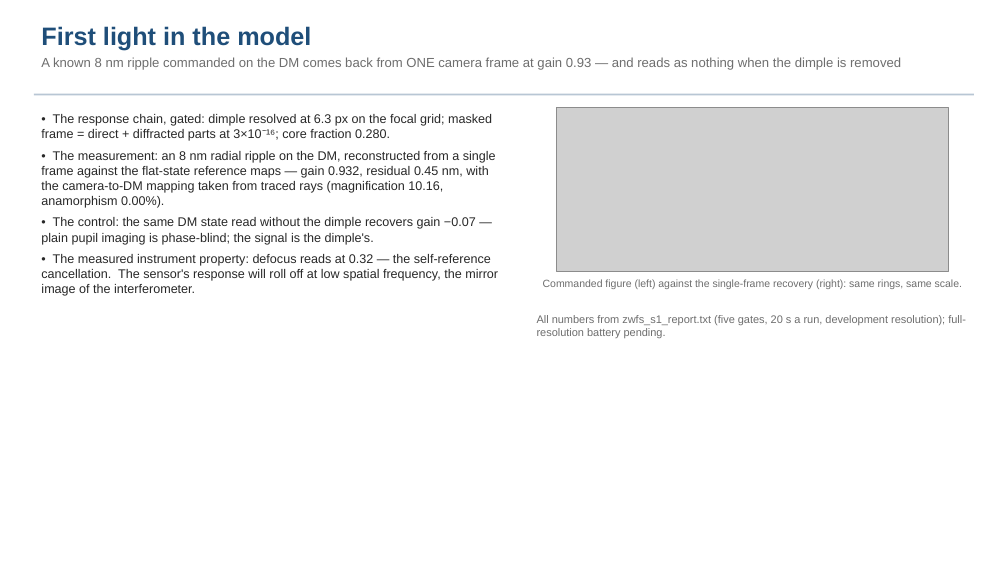
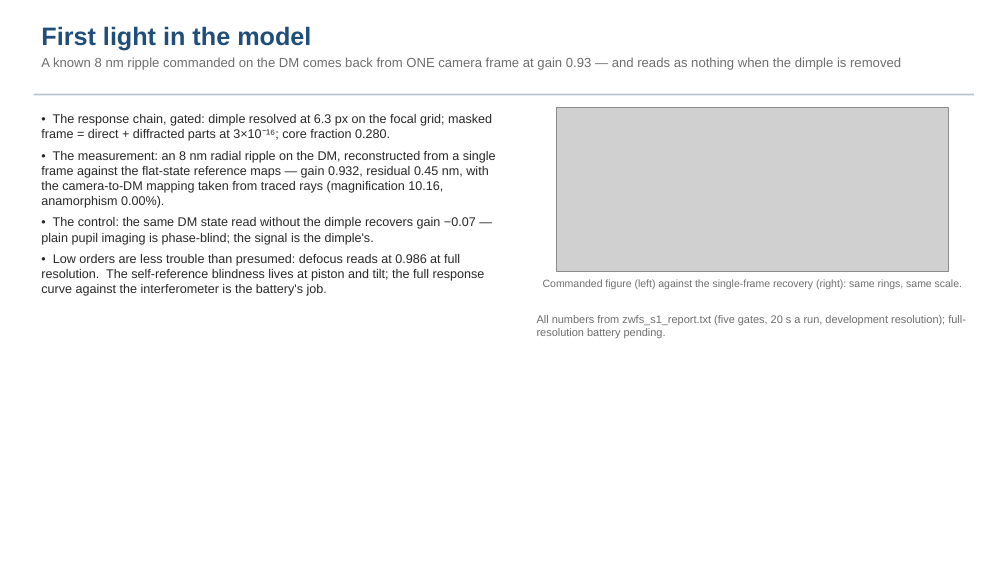
Before and after one commit to nasa-jpl/macos, a slide deck: slide 5 of demo_session/deck_zwfs.pptx. Drawn at 1008x567 pixels with LibreOffice and Linux fonts; fonts in the diff are those of the drawing; grey boxes stand for pictures. Boxes give left, top, right and bottom in pixels: in the first picture for what was removed or moved away, otherwise in the second. Text is boxed around its words. In the diff, an @@ line names an element or a change of style, - is before the commit and + after.

```diff
--- a/demo_session/deck_zwfs.pptx
+++ b/demo_session/deck_zwfs.pptx
@@ text at (41, 254, 485, 296): text changed @@
-• The measured instrument property: defocus reads at 0.32 — the self-reference cancellation. The sensor's response will roll off at low spatial frequency, the mirror image of the interferometer.
+• Low orders are less trouble than presumed: defocus reads at 0.986 at full resolution. The self-reference blindness lives at piston and tilt; the full response curve against the interferometer is the battery's job.
```
Also in this commit, not shown: 4 other slides changed, 1 slide added, 9 other files.
